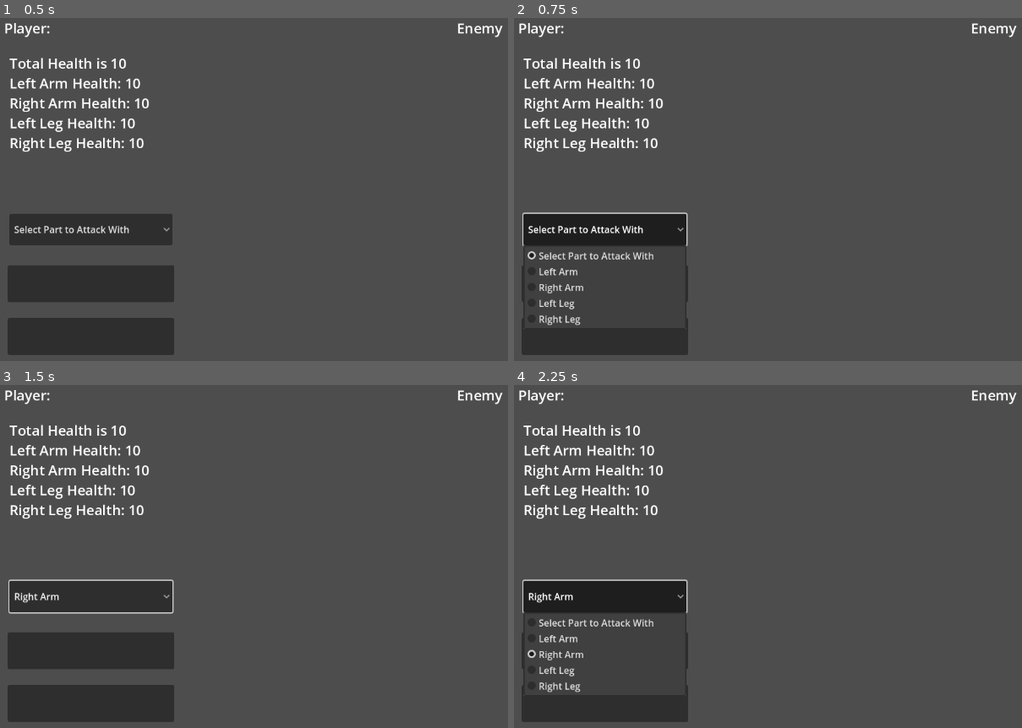
Above: before the commit, frames 1-4 (two rows, left to right).
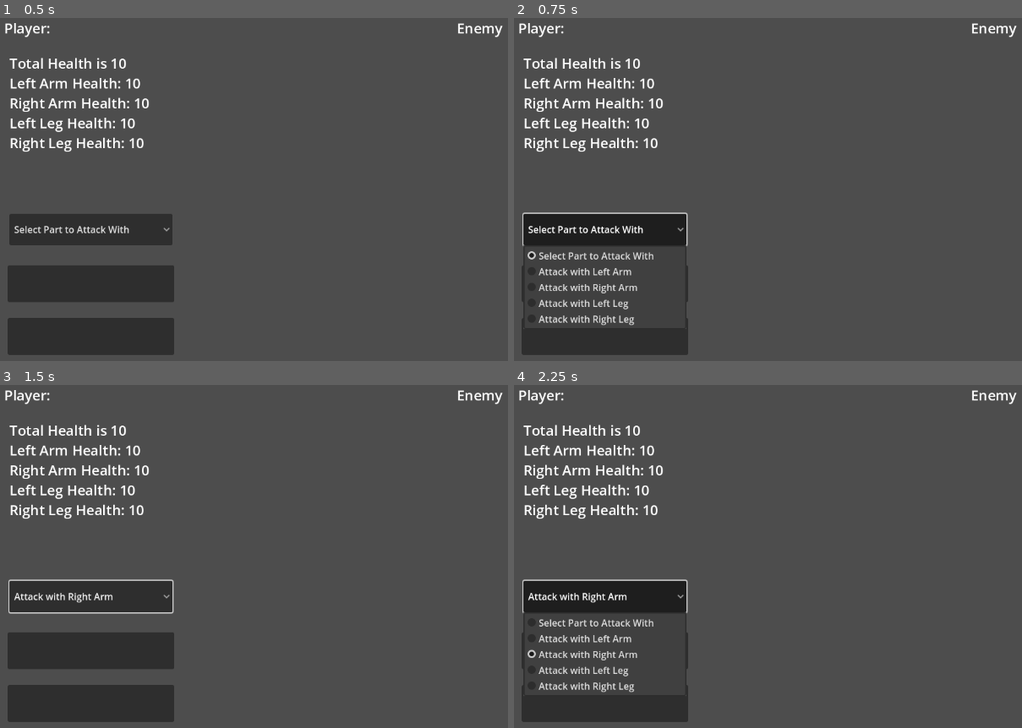
Above: after the commit, the same moments.

Repository: jdcalvelli/jrpg-staged-combat-prototype
Game: Godot game, scene res://Scenes/test_scene.tscn
The game is run twice, just before and just after one commit, with the same random seed, the same clock (stepped at 60 frames per second) and the same inputs.
Inputs (mouse positions are in pixels of both pictures, inside the frame that each line leads up to):
- Up to frame 1 (0.5 s): no input
- Up to frame 2 (0.75 s): click "Select Part to Attack With" at 0.5 s
- Up to frame 3 (1.5 s): click (91, 649) at 1.25 s
- Up to frame 4 (2.25 s): click "Right Arm" (after the commit: "Attack with Right Arm") at 2 s

Frame 1 is identical in both runs. In frame 2, 0.9% of the frame differs, in the area x 4-25%, y 72-90%; in frame 3, 0.3%; in frame 4, 1.2%, in the area x 2-25%, y 60-90%.

Commit message:
State machine workin pog

Diff:
--- a/Scripts/GameManager.gd
+++ b/Scripts/GameManager.gd
@@ -8,10 +8,14 @@
 
 var _attackButton: Button
 
+enum States {START, PLAYER_TURN, PLAYER_CALC, ENEMY_TURN, ENEMY_CALC, END}
+var _state: int
 
 # Called when the node enters the scene tree for the first time.
 # this is start
 func _ready():
+
+	_change_state(States.START)
 
 	#Player Insantiation.
 	# this is really not a good way to do this, should find a better one
@@ -62,7 +66,7 @@
 	_attackButton.add_item("Select Part to Attack With") #adds the initial command that just says hey pick a command lol
 
 	for _partKey in _playerMech.mechParts: #Populates the option menu with each part of the player mech.
-		_attackButton.add_item(_playerMech.mechParts[_partKey].partName)
+		_attackButton.add_item("Attack with "+ _playerMech.mechParts[_partKey].partName)
 	#Considerations, When a part is destroyed is it possible to remove an item?
 	#On the options button manual page there is a way to remove an item in the button based on it's index
 	#Does godot index from 0 or 1?
@@ -71,9 +75,12 @@
 # this is update
 # not being used right now
 func _process(delta):
+
+
 	pass
 
 func _on_item_selected(id):
+
 	if id == 1:
 		_playerMech.attack()
 	if id == 2:
@@ -96,3 +103,37 @@
 	_enemyMech.printHealth()
 	_enemyMech.printParts()
 	_enemyMech.attack()
+
+func _input(event):
+	if Input.is_action_pressed("ui_accept"):
+		_state +=1
+		if _state > 5:
+			_state = 0
+		print(_state)
+		_change_state(_state)
+	pass
+
+	#StateMachine
+func _change_state(new_state: int):
+	_state = new_state
+
+	match _state:
+		States.START:
+			print("Start State")
+			pass
+		States.PLAYER_TURN:
+			print("Start Player Turn")
+			pass
+		States.PLAYER_CALC:
+			print("Calculating Player Combo/Damage")
+			pass
+		States.ENEMY_TURN:
+			print("Start Enemy Turn")
+			pass
+		States.ENEMY_CALC:
+			print("Calculating Enemy Damage")
+			pass
+		States.END:
+			print("End of Combat")
+			pass
+	pass
